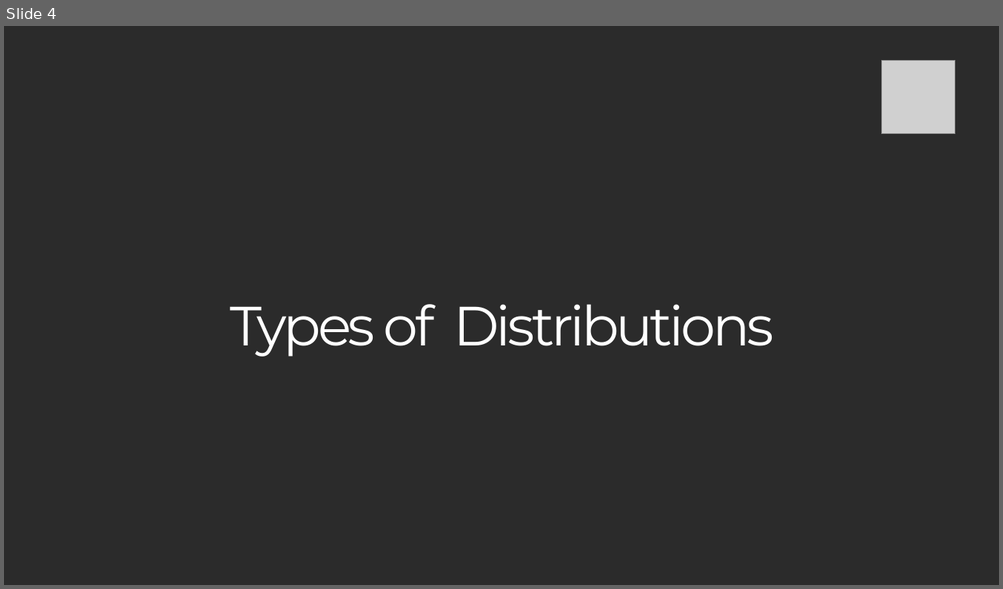
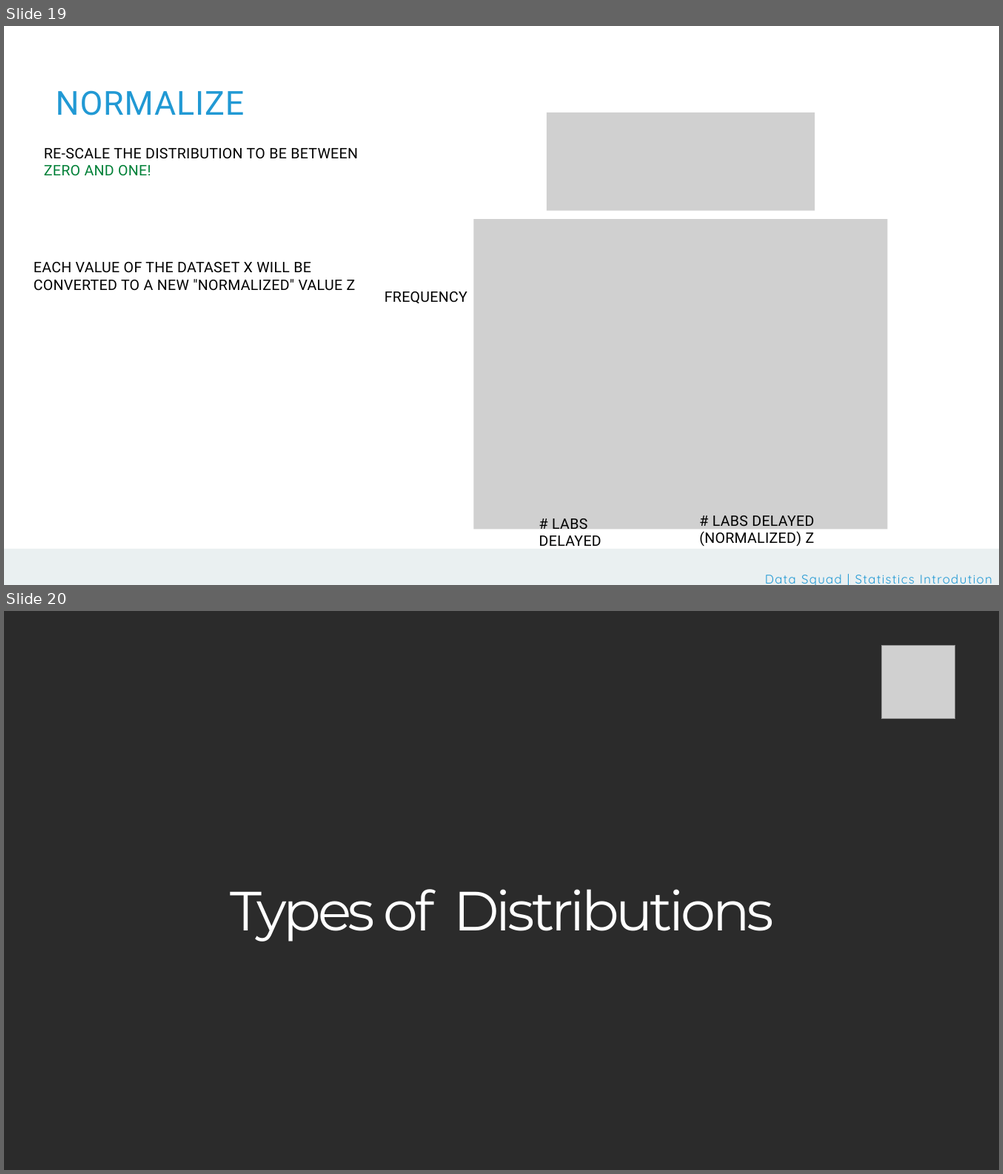
Before and after one commit to DSML-bootcamp/w4-nbs, a slide deck: D1/5. Probability Distributions.pptx. Shown one above the other, each under a label of ours: slide 4 before the commit, slides 19 and 20 after it. The pictures are 1003x589 and 1003x1174 pixels, drawn with LibreOffice and Linux fonts; fonts in the diff are those of the drawing; grey boxes stand for pictures; background and template pictures are left out; a plain dark background stands for a picture behind light text. Boxes give left, top, right and bottom in pixels: in the first picture for what was removed or moved away, otherwise in the second. Text is boxed around its words. In the diff, an @@ line names an element or a change of style, - is before the commit and + after.

```diff
--- a/D1/5. Probability Distributions.pptx
+++ b/D1/5. Probability Distributions.pptx
@@ slide 19 added at (4, 26, 999, 585), background picture (left out) @@
@@ text added at (56, 90, 244, 116), 24 pt, text #2199D4 @@
+NORMALIZE
@@ picture added at (546, 113, 814, 211) @@
@@ text added at (44, 148, 358, 176), 10.5 pt, text #000000 @@
+RE-SCALE THE DISTRIBUTION TO BE BETWEEN ZERO AND ONE!
@@ picture added at (473, 219, 887, 529) @@
@@ text added at (34, 262, 356, 291), 10.5 pt, text #000000 @@
+EACH VALUE OF THE DATASET X WILL BE CONVERTED TO A NEW "NORMALIZED" VALUE Z
@@ text added at (384, 292, 467, 304), 10.5 pt, text #000000 @@
+FREQUENCY
@@ text added at (539, 519, 601, 546), 10.5 pt, text #000000 @@
+# LABS DELAYED
@@ text added at (699, 516, 814, 547), 10.5 pt, text #000000 @@
+# LABS DELAYED
+(NORMALIZED) Z
@@ rectangle added at (4, 549, 999, 585), fill #EAF0F1 @@
@@ rectangle added at (4, 559, 999, 585), fill #EAF0F1 @@
@@ text added at (754, 574, 982, 578), 9 pt, text #2199D4 @@
+Data Squad | Statistics Introdution
@@ text added at (765, 574, 992, 585), 9 pt, text #2199D4 @@
+Data Squad | Statistics Introdution
@@ what was slide 4 is now slide 20 @@
```
Also in this commit, not shown: 16 other slides added, 1 other file.
